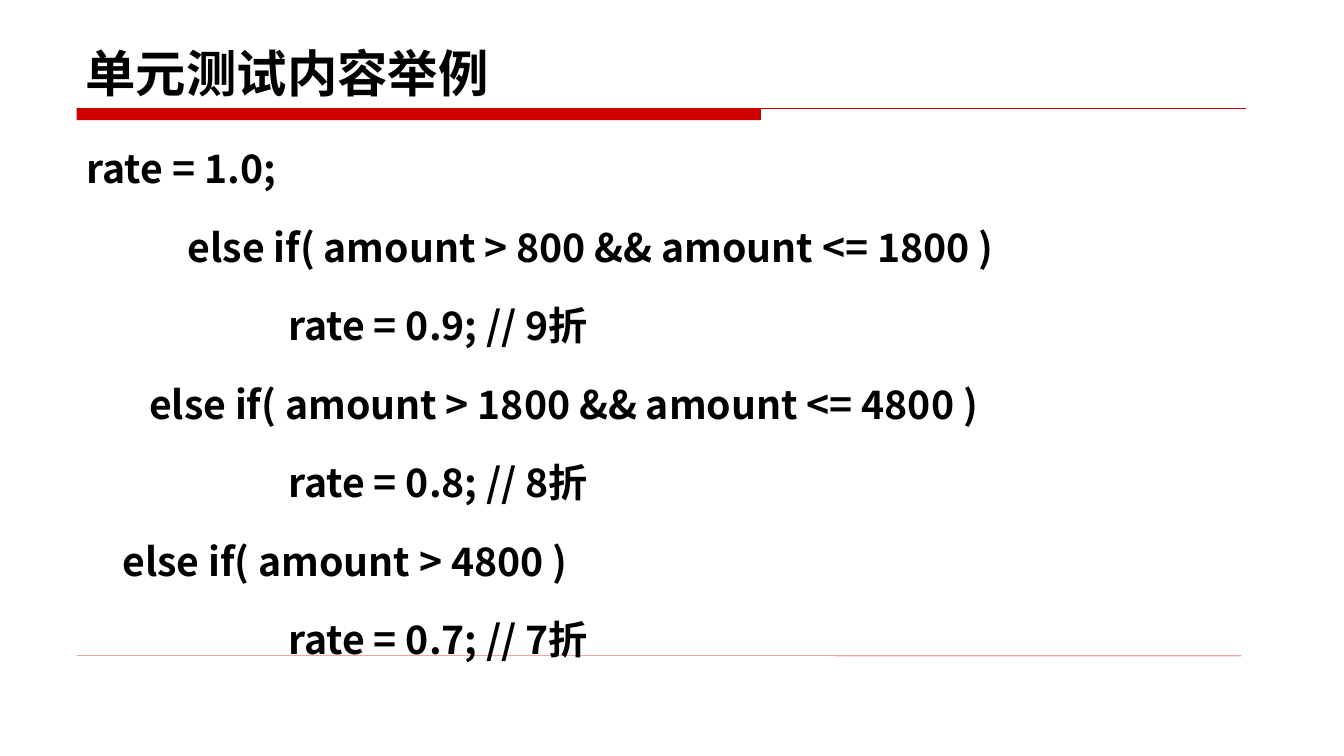
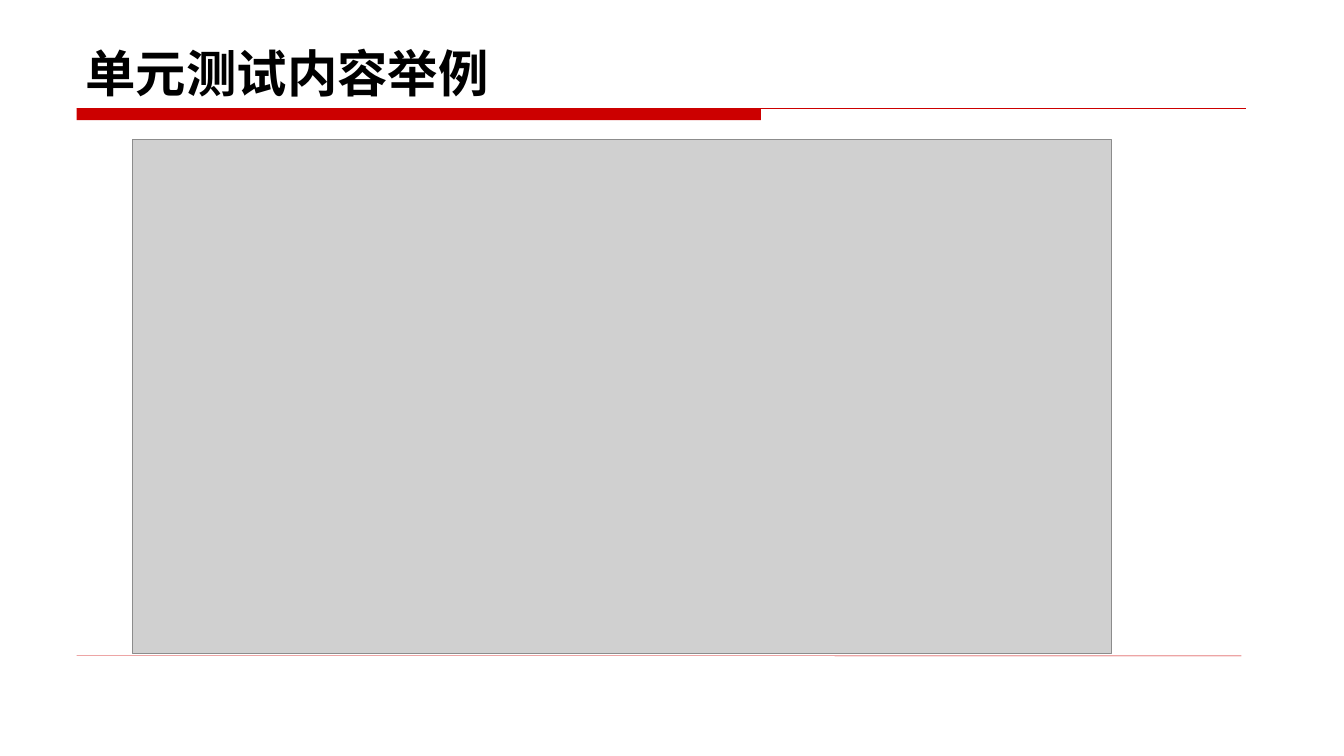
Before and after one commit to edu2act/course-foundation-software-tesing, a slide deck: slide 26 of materials/slides/7.pptx (slide 15 before the commit). Drawn at 1344x756 pixels with LibreOffice and Linux fonts; fonts in the diff are those of the drawing; grey boxes stand for pictures. Boxes give left, top, right and bottom in pixels: in the first picture for what was removed or moved away, otherwise in the second. Text is boxed around its words. In the diff, an @@ line names an element or a change of style, - is before the commit and + after.

```diff
--- a/materials/slides/7.pptx
+++ b/materials/slides/7.pptx
@@ picture added at bbox=[132, 140, 1112, 653] @@
@@ text removed at bbox=[87, 154, 969, 663] @@
-rate = 1.0;
-else if( amount > 800 && amount <= 1800 )
-rate = 0.9; // 9折
-else if( amount > 1800 && amount <= 4800 )
-rate = 0.8; // 8折
-    else if( amount > 4800 )
-    rate = 0.7; // 7折
```
Also in this commit, not shown: 8 other slides changed, 11 slides added, 1 slide removed, 4 other files.
